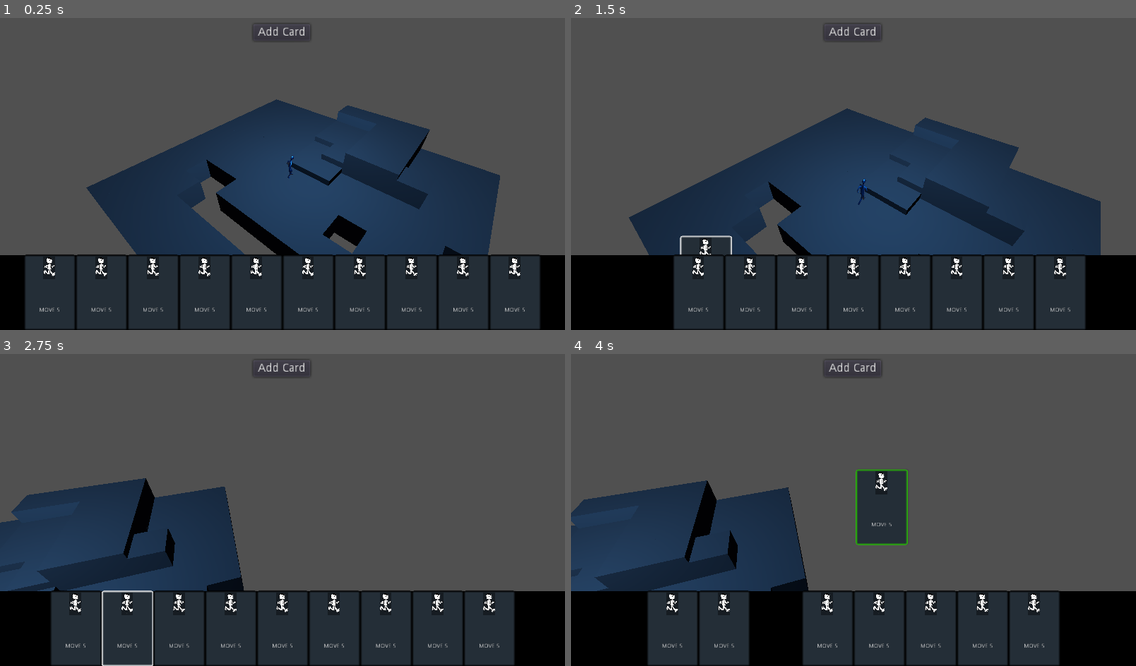
Above: before the commit, frames 1-4 (two rows, left to right).
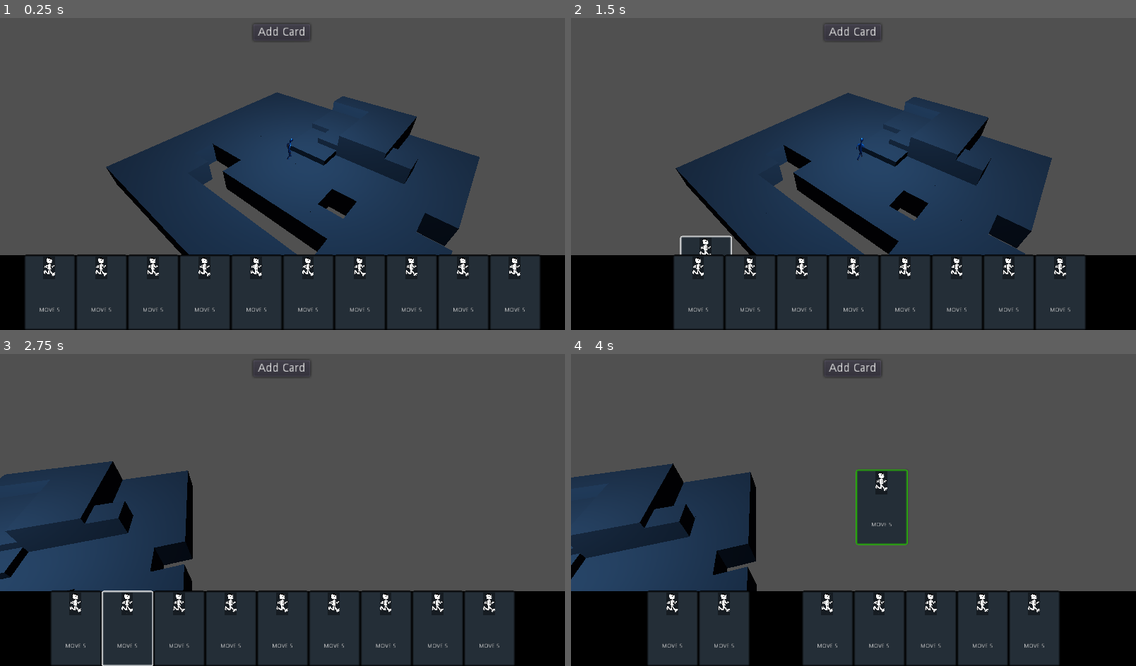
Above: after the commit, the same moments.

Repository: richardbonneau/space-rogue
Game: Godot game, scene res://Main/Main.tscn
The game is run twice, just before and just after one commit, with the same random seed, the same clock (stepped at 60 frames per second) and the same inputs.
Inputs (mouse positions are in pixels of both pictures, inside the frame that each line leads up to):
- Up to frame 1 (0.25 s): no input
- Up to frame 2 (1.5 s): tap Enter at 0.5 s; drag from (621, 292) to (910, 102) at 0.52 s; drag from (644, 292) to (825, 236) at 1.27 s
- Up to frame 3 (2.75 s): move the mouse to (129, 628) at 2.02 s; hold D (right) from 2.03 s (still down); hold E (e) from 2.03 s (still down); click (129, 628) at 2.17 s; tap Q (q) at 2.3 s
- Up to frame 4 (4 s): release D (right) at 2.75 s; release E (e) at 2.75 s; drag from (751, 628) to (684, 460) at 2.77 s; drag from (774, 628) to (881, 506) at 3.52 s

The runs differ from the first frame. In frame 1, 12% of the frame differs, in the area x 15-89%, y 23-77%; in frame 2, 15%, in the area x 10-94%, y 23-77%; in frame 3, 9.3%; in frame 4, 9.0%.
Error in both runs: Invalid call. Nonexistent function 'get_global_transform' in base 'Nil'. (res://Level/Scripts/GameBoard.gd:33)

Commit message:
camera move limite

Diff:
--- a/Level/Scripts/CameraHolder.gd
+++ b/Level/Scripts/CameraHolder.gd
@@ -1,36 +1,55 @@
 extends Spatial
+
+onready var player = self.get_owner().get_owner().get_node("GameBoard").get_node("Player")
+onready var is_key_pressed = false
 
 func _process(delta):
 	camera_movement(delta)
 
 func camera_movement(var delta):
-	var screen_edge_threshold = 10
-	var screen_scroll_speed = 5
-	var mouse_pos = get_viewport().get_mouse_position()
-	var screen_size = get_viewport().size
-	var move_vec = Vector3()
+	if is_key_pressed:
+		var screen_edge_threshold = 10
+		var screen_scroll_speed = 5
+		var mouse_pos = get_viewport().get_mouse_position()
+		var screen_size = get_viewport().size
+		var move_vec = Vector3()
 
-	#Movements
-	if mouse_pos.y < screen_edge_threshold or Input.is_action_pressed("up"):
-		move_vec -= transform.basis.z
-	if mouse_pos.y > screen_size.y - screen_edge_threshold or Input.is_action_pressed("down"):
-		move_vec += transform.basis.z
-	if mouse_pos.x < screen_edge_threshold or Input.is_action_pressed("left"):
-		move_vec -= transform.basis.x
-	if mouse_pos.x < screen_edge_threshold or Input.is_action_pressed("right"):
-		move_vec += transform.basis.x
+		#Movements
+		if mouse_pos.y < screen_edge_threshold or Input.is_action_pressed("up"):
+			move_vec -= transform.basis.z
+		if mouse_pos.y > screen_size.y - screen_edge_threshold or Input.is_action_pressed("down"):
+			move_vec += transform.basis.z
+		if mouse_pos.x < screen_edge_threshold or Input.is_action_pressed("left"):
+			move_vec -= transform.basis.x
+		if mouse_pos.x < screen_edge_threshold or Input.is_action_pressed("right"):
+			move_vec += transform.basis.x
 
-	move_vec = move_vec.normalized()
-	translation += move_vec * delta * screen_scroll_speed
+		move_vec = move_vec.normalized()
+		var player_origin = player.get_global_transform().origin
+		var camera_origin = self.get_global_transform().origin
+		player_origin = Vector3 (player_origin.x,camera_origin.y,player_origin.z)
 
-	#Rotation
-	if Input.is_action_pressed("q"):
-		rotation_degrees.y += delta * screen_scroll_speed * 20
-	elif Input.is_action_pressed("e"):
-		rotation_degrees.y -= delta * screen_scroll_speed * 20
+		var offset = player_origin - camera_origin
+		var distance_between_camera_and_player = offset.length()
+
+		if distance_between_camera_and_player < 12: translation += move_vec * delta * screen_scroll_speed
+		else : self.global_translate(offset.normalized() * screen_scroll_speed * delta)
+
+
+		#Rotation
+		if Input.is_action_pressed("q"):
+			rotation_degrees.y += delta * screen_scroll_speed * 20
+		elif Input.is_action_pressed("e"):
+			rotation_degrees.y -= delta * screen_scroll_speed * 20
+		elif move_vec == Vector3(0,0,0):
+			is_key_pressed = false
+
 
 
 func _input(event):
+	if event is InputEventKey:
+		if event.pressed: is_key_pressed = true
+
 	if event is InputEventMouseButton:
 		event as InputEventMouseButton
 
